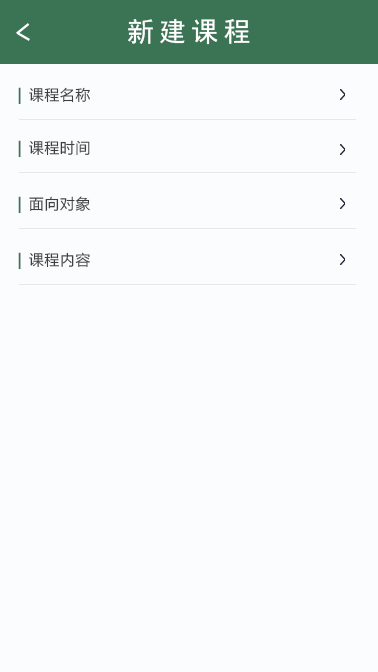
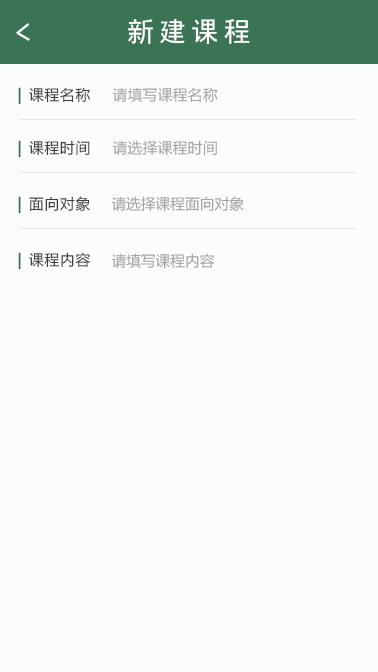
Layer changes from the first 378 × 672 image to the second:
hid "箭头" (2nd of 2, in "设置") over 340, 89, 345, 100
added layer "请填写课程名称" in group "课程名称" over 112, 87, 218, 103
hid "箭头 副本" over 340, 144, 345, 155
added layer "请选择课程时间" in group "课程时间" over 112, 140, 217, 156
hid "箭头 副本 2" over 340, 198, 345, 209
added layer "请选择课程面向对象" in group "面向对象" over 111, 196, 244, 212
hid "箭头 副本 3" over 340, 254, 345, 265
added layer "请填写课程内容" in group "课程内容" over 111, 253, 215, 269
